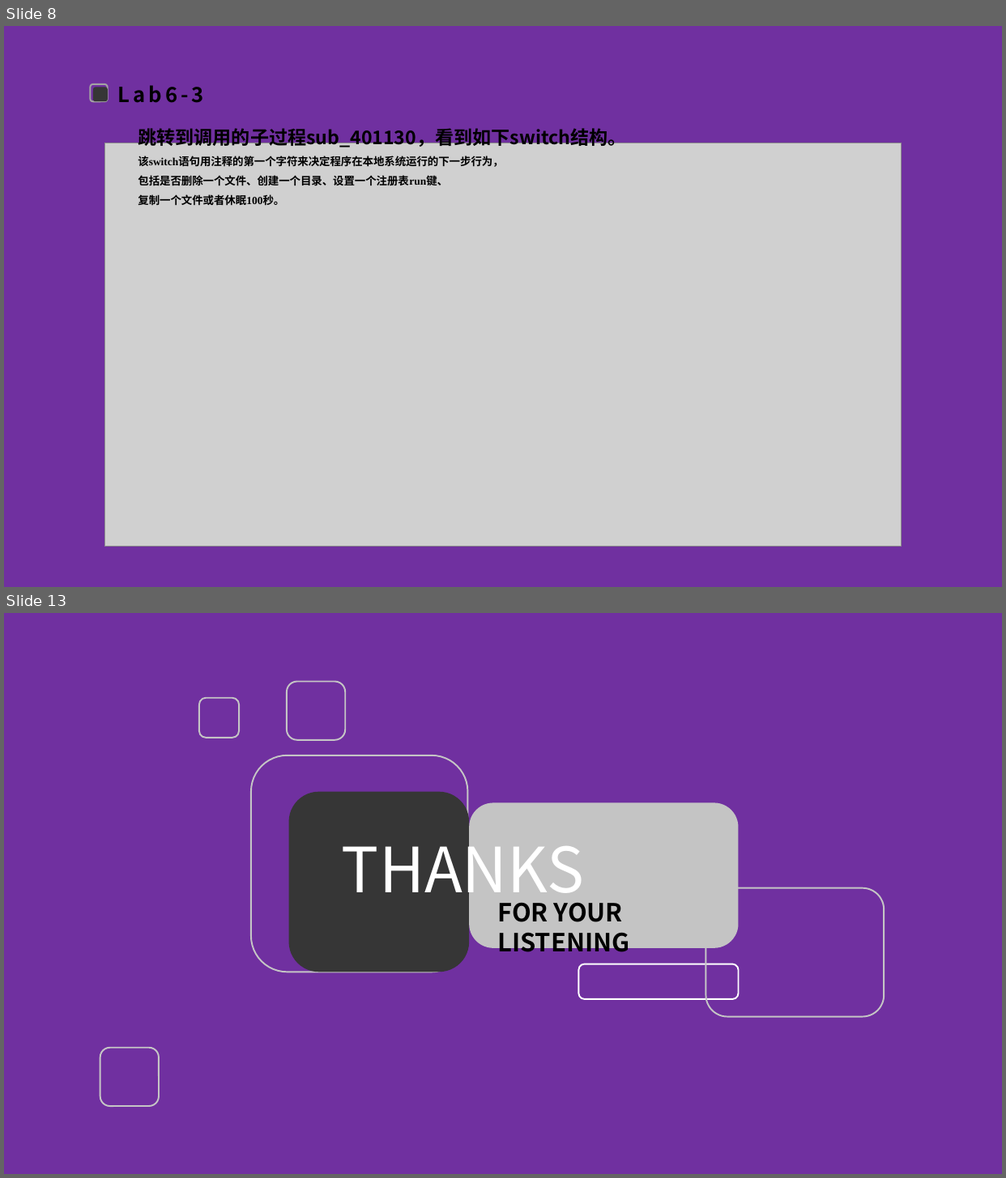
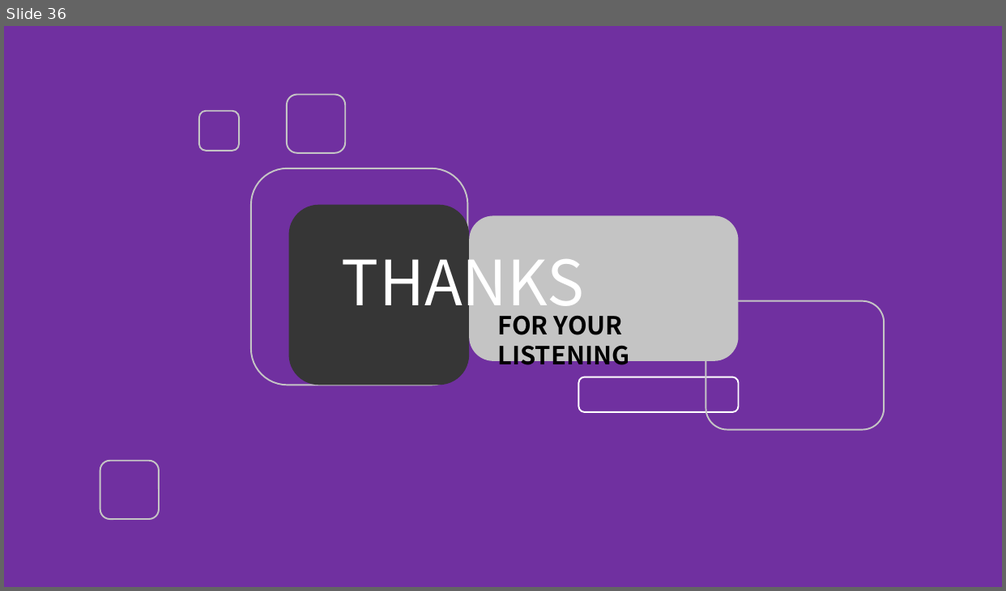
Before and after one commit to FlandreScarlet36/Malicious_code_labs, a slide deck: lab6/Lab6实验分享.pptx. Shown one above the other, each under a label of ours: slides 8 and 13 before the commit, slide 36 after it; the slides between them are not shown. The pictures are 1006x1178 and 1006x591 pixels, drawn with LibreOffice and Linux fonts; fonts in the diff are those of the drawing; grey boxes stand for pictures; background and template pictures are left out. Boxes give left, top, right and bottom in pixels: in the first picture for what was removed or moved away, otherwise in the second. Text is boxed around its words. In the diff, an @@ line names an element or a change of style, - is before the commit and + after.

```diff
--- a/lab6/Lab6实验分享.pptx
+++ b/lab6/Lab6实验分享.pptx
@@ slide 8 removed at [4,26,1002,587], background picture (left out) @@
@@ rounded rectangle removed at [90,84,108,101] @@
@@ rounded rectangle removed at [93,88,108,101] @@
@@ text removed at [118,85,204,103] @@
-Lab6-3
@@ picture removed at [104,143,901,547] @@
@@ text removed at [138,128,626,206] @@
-跳转到调用的子过程sub_401130，看到如下switch结构。
-该switch语句用注释的第一个字符来决定程序在本地系统运行的下一步行为，
-包括是否删除一个文件、创建一个目录、设置一个注册表run键、
-复制一个文件或者休眠100秒。
@@ what was slide 13 is now slide 36 @@
```
Also in this commit, not shown: 3 slides changed, 32 slides added, 8 other slides removed, 2 other files.
